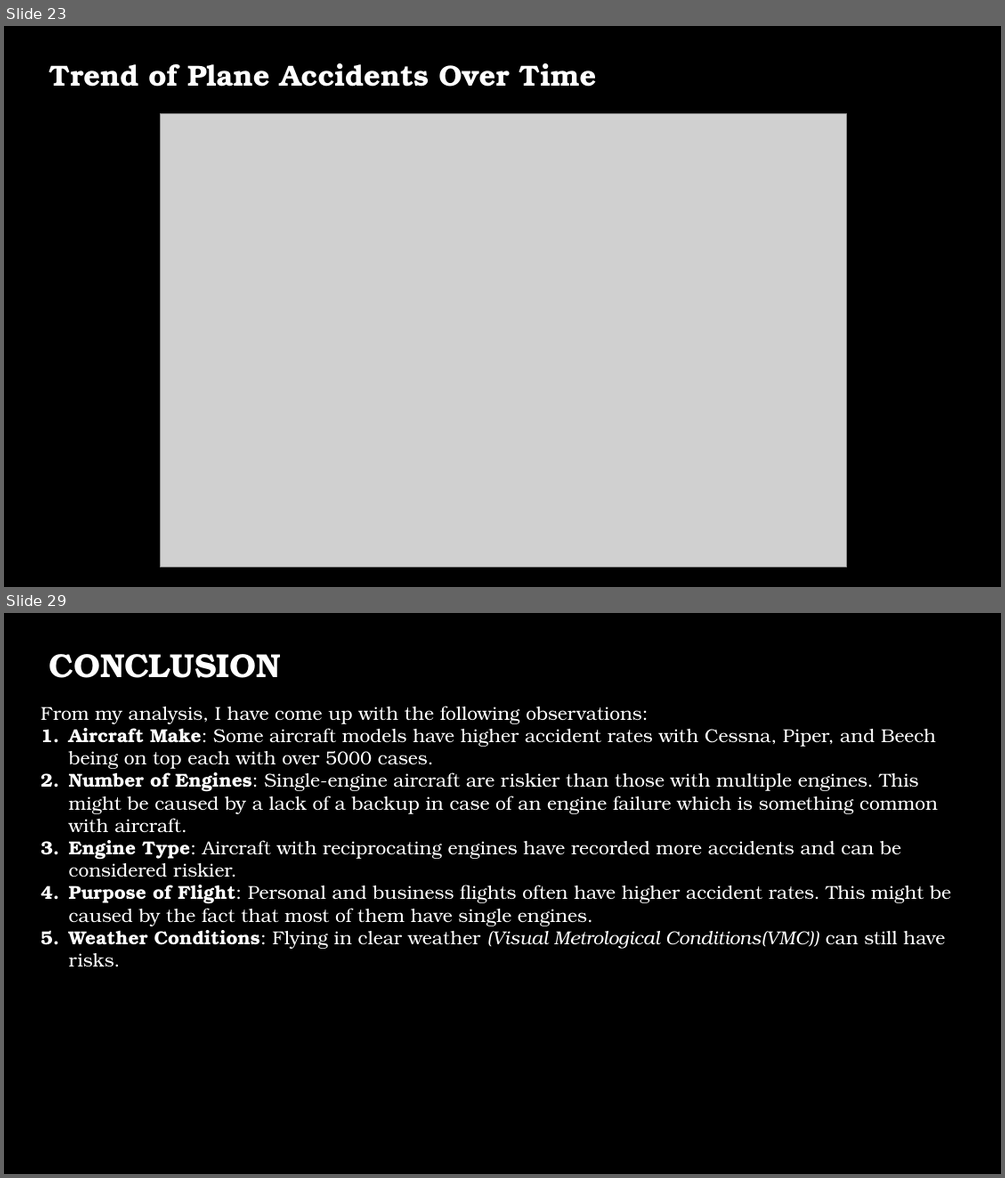
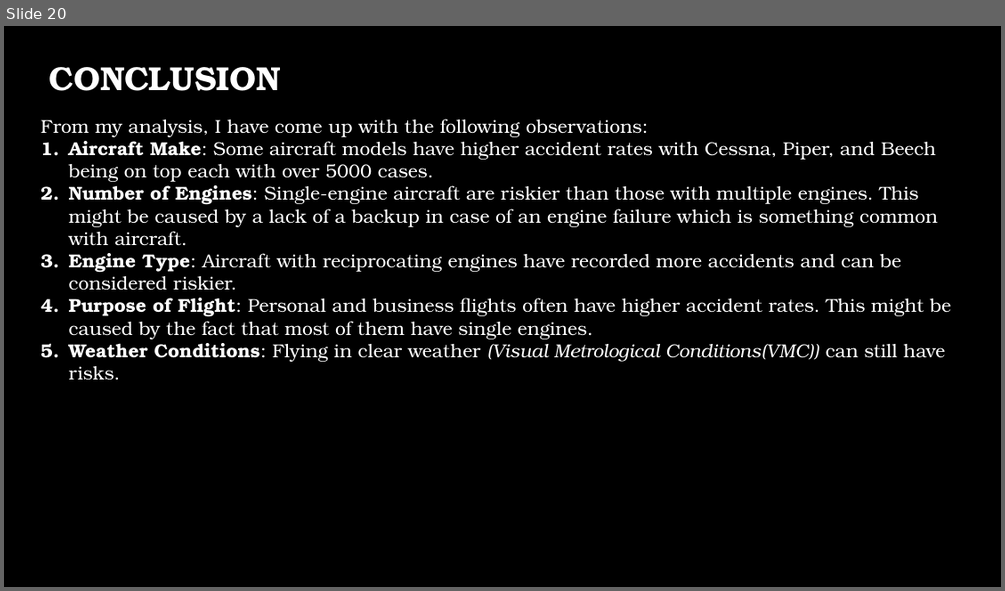
Before and after one commit to godwinmutuma/Phase1-project, a slide deck: Aviation Analysis.pptx. Shown one above the other, each under a label of ours: slides 23 and 29 before the commit, slide 20 after it; the slides between them are not shown. The pictures are 1005x1178 and 1005x591 pixels, drawn with LibreOffice and Linux fonts; fonts in the diff are those of the drawing; grey boxes stand for pictures; background and template pictures are left out. Boxes give left, top, right and bottom in pixels: in the first picture for what was removed or moved away, otherwise in the second. Text is boxed around its words. In the diff, an @@ line names an element or a change of style, - is before the commit and + after.

```diff
--- a/Aviation Analysis.pptx
+++ b/Aviation Analysis.pptx
@@ slide 23 removed at [4,26,1001,587], background picture (left out) @@
@@ text removed at [49,63,597,87] @@
-Trend of Plane Accidents Over Time
@@ picture removed at [161,113,847,566] @@
@@ what was slide 29 is now slide 20 @@
```
Also in this commit, not shown: 9 slides changed, 8 other slides removed, 1 other file.
